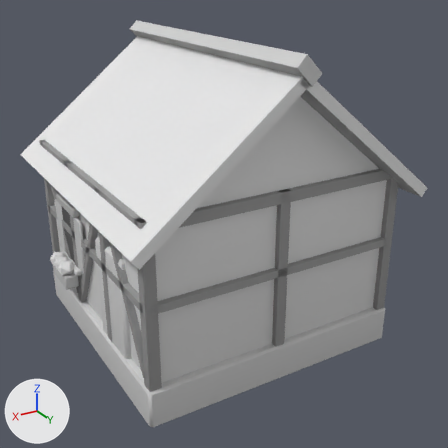
The glTF model shared/assets/rrb/spike/f84/spike_house_small.glb: old version first, new version second.
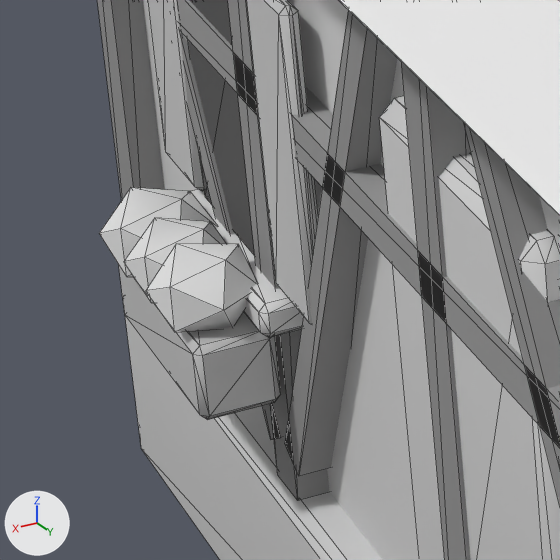
There are two pictures of each version: one whole from a 50 mm lens placed at (4.67, 8.27, 5.84), pointed at (-0.1, 0.33, 1.87), one close up on the part from 7% to 28% of the width and 49% to 70% of the height. Lighting does not change. The marker at lower left points along +X, +Y and +Z. The last two pictures show the newer version. The close-ups show mesh edges as thin lines. Vertices at exactly the same position are counted once.

Names of what the first close-up shows: 'spike_house_small_deco', 'spike_house_small_roof', 'spike_house_small_walls'.
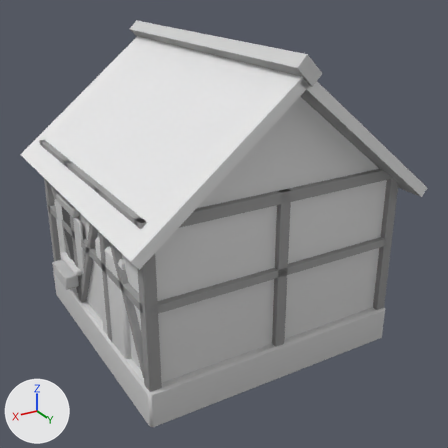
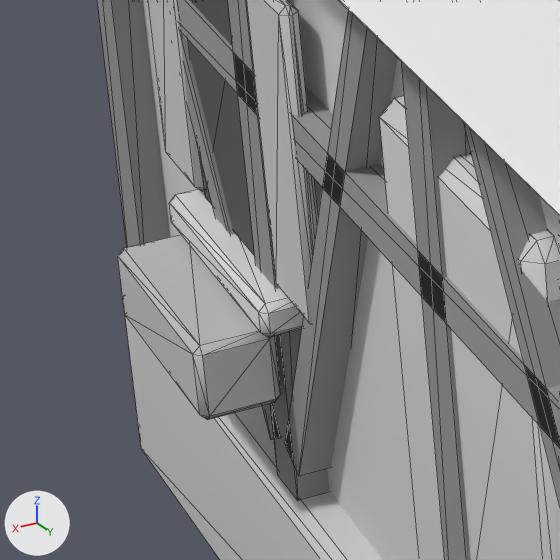
What differs and where, as boxes [x1, y1, x2, y2] in the close-ups (560 x 560 px):
part 1 of me_spike_house_small_deco, deleted
    before: [99, 187, 217, 277]
part 2 of me_spike_house_small_deco, deleted
    before: [146, 244, 257, 332]
part 3 of me_spike_house_small_deco, deleted
    before: [124, 218, 227, 303]

Diff of the bpy script that builds the scene:
```diff
--- a/shared/assets/rrb/spike/f84/spike_house_small.glb.py
+++ b/shared/assets/rrb/spike/f84/spike_house_small.glb.py
@@ me_spike_house_small_deco @@
 # used by ob_spike_house_small_deco; location = (0.0, 0.0, 0.0)
-me_spike_house_small_deco.from_pydata(...)  # 492 vertices, 816 faces; spans x -2.16..2.39, y -2.09..2.09, z 0.6..3.0
+me_spike_house_small_deco.from_pydata(...)  # 456 vertices, 756 faces; spans x -2.16..2.33, y -2.09..2.09, z 0.6..3.0
+# me_spike_house_small_deco part 1: the loose piece of 12 vertices spanning x 2.1..2.39, y -1.25..-0.93, z 1.11..1.35 is deleted
+# me_spike_house_small_deco part 2: the loose piece of 12 vertices spanning x 2.12..2.38, y -0.87..-0.56, z 1.12..1.34 is deleted
+# me_spike_house_small_deco part 3: the loose piece of 12 vertices spanning x 2.11..2.38, y -1.04..-0.74, z 1.13..1.34 is deleted
 me_spike_house_small_deco.materials.append(mat_spike_rubble)
@@ me_spike_house_small_deco @@
 me_spike_house_small_deco.materials.append(mat_spike_planks)
-me_spike_house_small_deco.materials.append(mat_spike_leaves)
```
